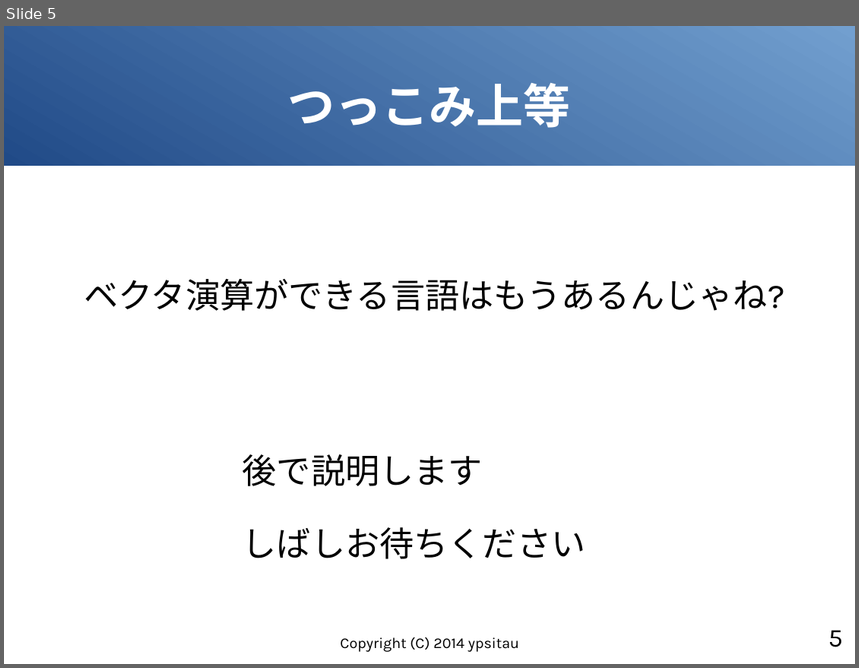
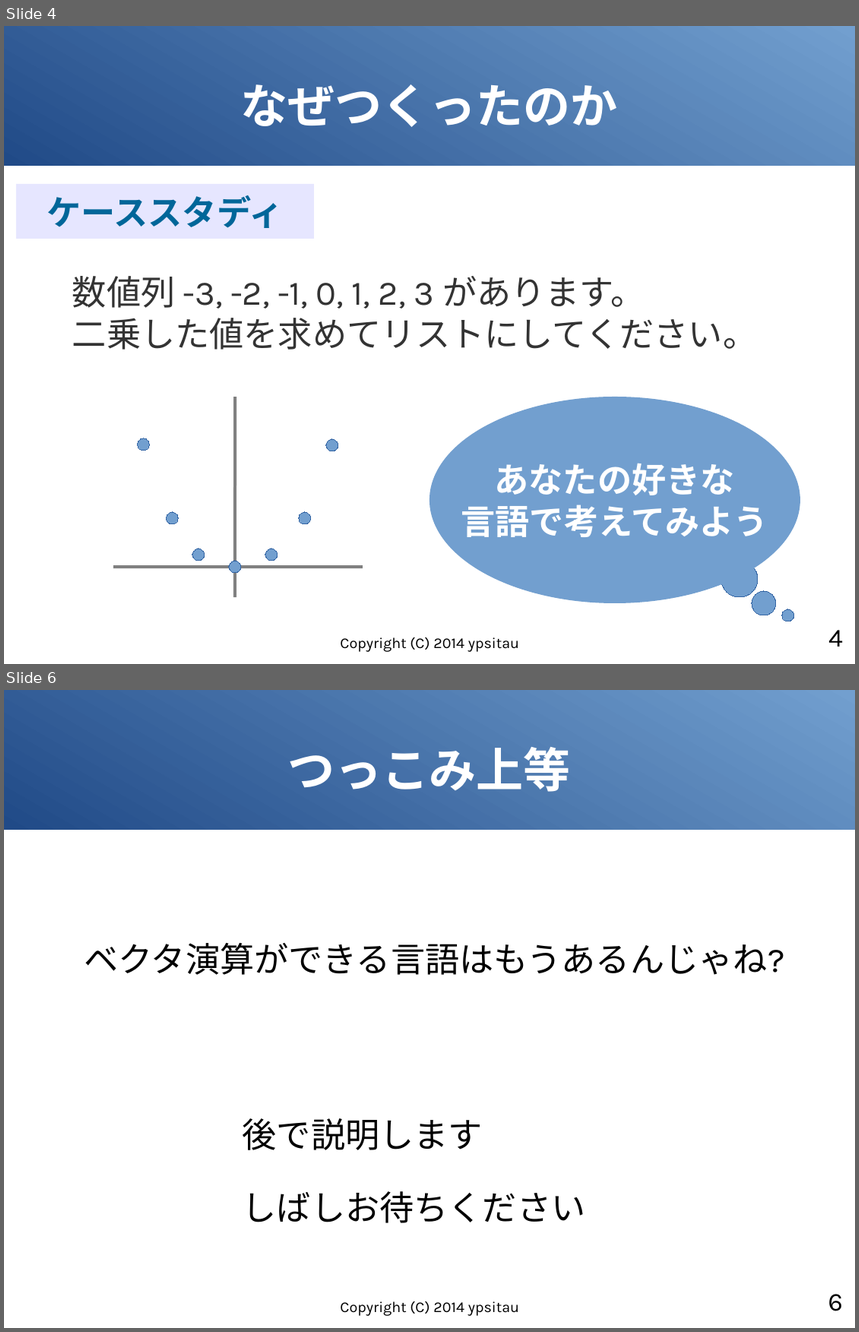
Before and after one commit to gura-lang/gura-doc, a slide deck: presentation/gura-introduction.odp. Shown one above the other, each under a label of ours: slide 5 before the commit, slides 4 and 6 after it; the slides between them are not shown. The pictures are 859x668 and 859x1332 pixels, drawn with LibreOffice and Linux fonts; fonts in the diff are those of the drawing. Boxes give left, top, right and bottom in pixels: in the first picture for what was removed or moved away, otherwise in the second. Text is boxed around its words. In the diff, an @@ line names an element or a change of style, - is before the commit and + after.

```diff
--- a/presentation/gura-introduction.odp
+++ b/presentation/gura-introduction.odp
@@ slide 4 added at [4, 26, 855, 664], background #FFFFFF; not listed: 1 template element that a slide beside it also shows @@
@@ title added at [240, 85, 618, 127], 44 pt, text #FFFFFF, bold @@
+なぜつくったのか
@@ rectangle added at [16, 184, 315, 240], fill #E6E6FF, 32 pt, text #006699, bold @@
+ケーススタディ
@@ text added at [72, 276, 757, 350], 32 pt, text #333333 @@
+数値列 -3, -2, -1, 0, 1, 2, 3 があります。
+二乗した値を求めてリストにしてください。
@@ ellipse added at [430, 397, 800, 604], fill #729FCF, 32 pt, text #FFFFFF, bold @@
+あなたの好きな
+言語で考えてみよう
@@ group added at [113, 397, 363, 598]: 7 ellipses, 2 lines @@
@@ ellipse added at [721, 561, 758, 598], fill #729FCF, outline #3465A4 0 pt @@
@@ ellipse added at [753, 591, 776, 615], fill #729FCF, outline #3465A4 0 pt @@
@@ ellipse added at [782, 610, 795, 623], fill #729FCF, outline #3465A4 0 pt @@
@@ text added at [340, 638, 519, 652], 14 pt, text #000000 @@
+Copyright (C) 2014 ypsitau
@@ page number added at [829, 630, 843, 647], 24 pt, text #000000 @@
+4
@@ what was slide 5 is now slide 6 @@
@@ page number at [829, 1294, 843, 1312]: text changed @@
-5
+6
```
Also in this commit, not shown: 2 slides changed.
